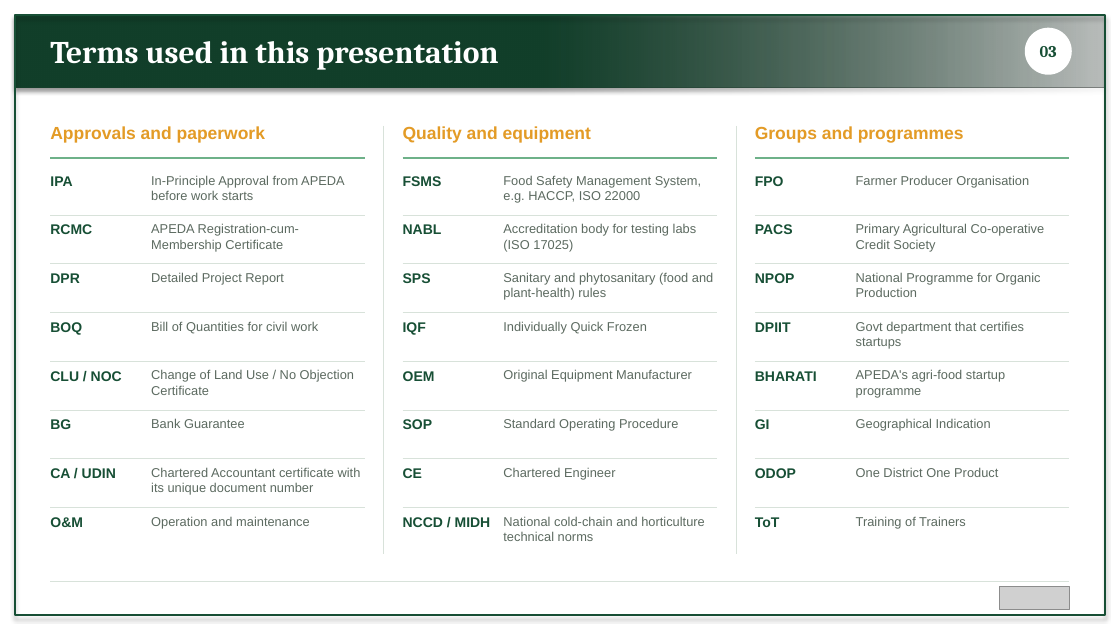
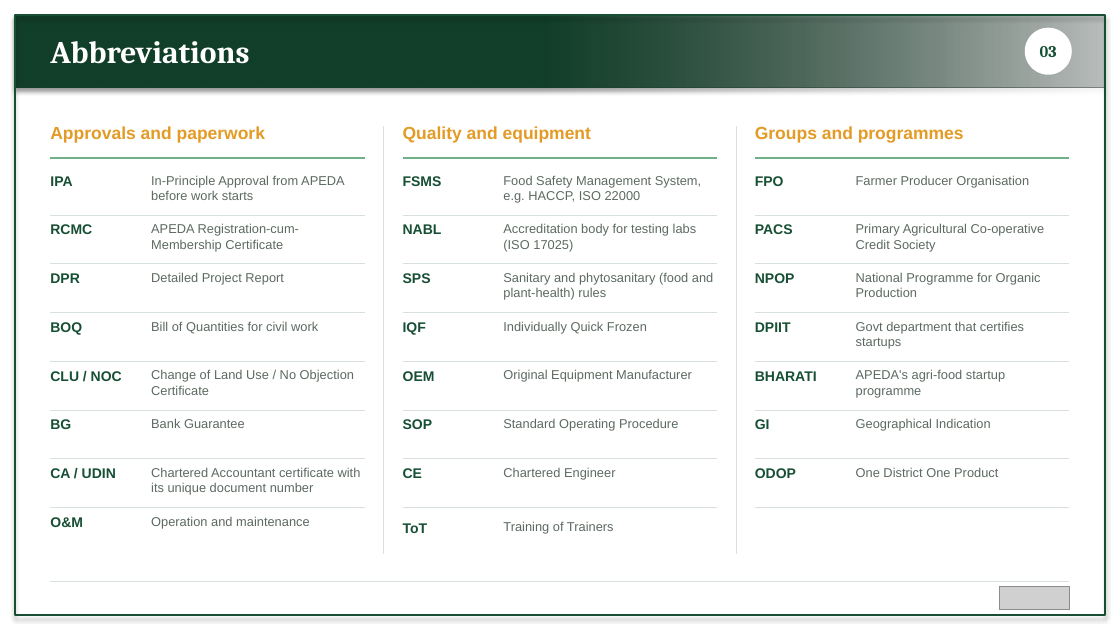
Before and after one commit to BantheFox012/FM, a slide deck: slide 3 of APEDA_BKNY.pptx. Drawn at 1120x630 pixels with LibreOffice and Linux fonts; fonts in the diff are those of the drawing; grey boxes stand for pictures. Boxes give left, top, right and bottom in pixels: in the first picture for what was removed or moved away, otherwise in the second. Text is boxed around its words. In the diff, an @@ line names an element or a change of style, - is before the commit and + after.

```diff
--- a/APEDA_BKNY.pptx
+++ b/APEDA_BKNY.pptx
@@ text at (50, 41, 249, 64): text changed @@
-Terms used in this presentation
+Abbreviations
@@ text "ToT": place and size @@
-text "ToT" at (755, 517, 780, 527)
+text "ToT" at (403, 523, 428, 533)
@@ text removed at (403, 517, 491, 527) @@
-NCCD / MIDH
@@ text "Training of Trainers": place and size @@
-text "Training of Trainers" at (856, 516, 966, 528)
+text "Training of Trainers" at (503, 521, 614, 534)
@@ text removed at (503, 516, 705, 541) @@
-National cold-chain and horticulture technical norms
```
Also in this commit, not shown: 7 other slides changed.
